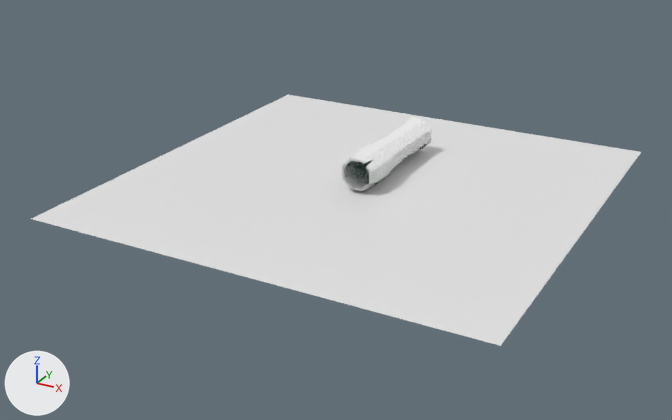
The Blender file Dungeon Baller/Models blend/balvan.blend, before and after one commit.
Before and after are seen from a camera (50 mm lens) standing at (19.4, -42.6, 16.5) and looking at (-1.4, -4.9, -2.3). Every picture has the same lights, and +X, +Y and +Z are marked at lower left.
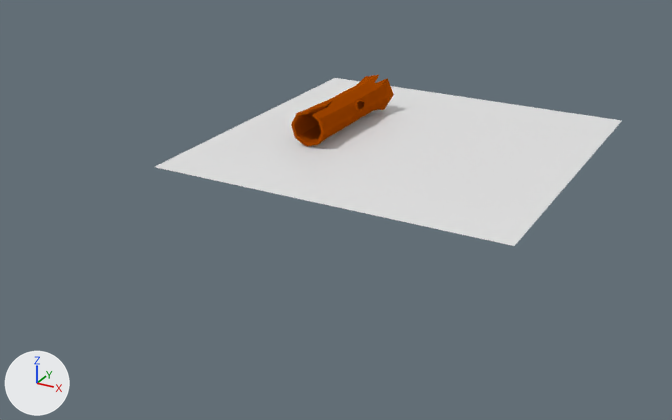
Boxes [x1, y1, x2, y2] around the edits, measured in the pictures (672 x 420 px):
'Plane', moved, rescaled (24% narrower, 33% shorter): before [31, 95, 641, 346]; after [155, 78, 621, 246]
'Circle', recoloured, reshaped, moved, turned: before [342, 117, 432, 191]; after [291, 75, 394, 146]

Edits to the bpy script that builds the scene:
```text
Change mat_material_002:
    remove n0 = _N.new('ShaderNodeOutputMaterial'); n0.name = 'Material Output'
    remove n1 = _N.new('ShaderNodeAmbientOcclusion'); n1.name = 'Ambient Occlusion'
    remove n1.samples = 1
    remove n1.inputs[0].default_value = (0.8, 0.8, 0.8, 1.0)  # 'Color', white #e7e7e7
    remove n1.inputs[1].default_value = 0.0  # 'Distance'
    remove _L.new(n1.outputs[0], n0.inputs[0])  # 'Color' to 'Surface'
    add n2 = _N.new('ShaderNodeOutputMaterial'); n2.name = 'Material Output.001'
    add n3 = _N.new('ShaderNodeBsdfDiffuse'); n3.name = 'Diffuse BSDF'
    add n3.inputs[0].default_value = (0.376, 0.0634, 0.0, 1.0)  # 'Color', brown #a54700
    add _L.new(n3.outputs[0], n2.inputs[0])  # 'BSDF' to 'Surface'
Change me_plane:
    where me_plane.from_pydata(...)  # 4 vertices, 1 face; spans x -1.0..1.0, y -1.03..0.97, z 0.0
    used by ob_plane; location = (-0.41, -3.65, -0.99); scale = (11.3, 11.3, 11.3)
    me_plane part 1: the whole mesh is moved by (0.0, 0.03, 0.0)
Change me_circle:
    used by ob_circle; location = (0.0, -5.6, 0.0); rotation_euler = (-1.571, -1.571, 0.0), in degrees (-90, -90, 0)
    remove me_circle.from_pydata(...)  # 161 vertices, 143 faces, 1 loose edge; spans x -0.93..0.93, y -0.93..0.92, z 0.18..7.3
    add me_circle.from_pydata(...)  # 954 vertices, 840 faces, 4 loose edges; spans x -2.2..-0.06, y -0.49..1.65, z -7.48..0.27
    me_circle part 2: 161 vertices removed from x -0.93..0.93, y -0.93..0.92, z 0.18..7.3; 954 vertices added at x -2.2..-0.06, y -0.49..1.65, z -7.48..0.27
Change ob_plane:
    ob_plane.location: (-0.41, -3.65, -0.99) -> (0.0, 0.0, 0.0)
    ob_plane.scale: (11.3, 11.3, 11.3) -> (-9.26, -9.26, -9.26)
Change ob_circle:
    ob_circle.location: (0.0, -5.6, 0.0) -> (-5.12, -2.92, 1.15)
    ob_circle.rotation_euler: (-1.571, -1.571, 0.0) -> (-7.852, 0.358, -3.135)  # degrees (-90, -90, 0) -> degrees (270, 21, -180)
```
